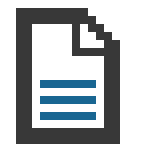
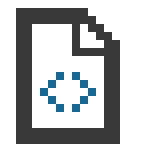
Before/after of a 144×144 layered artwork. What changed in the layer stack:
added layer "Text / HTML" above "File" over 40, 72, 96, 120
hid "Article" over 40, 72, 96, 120
